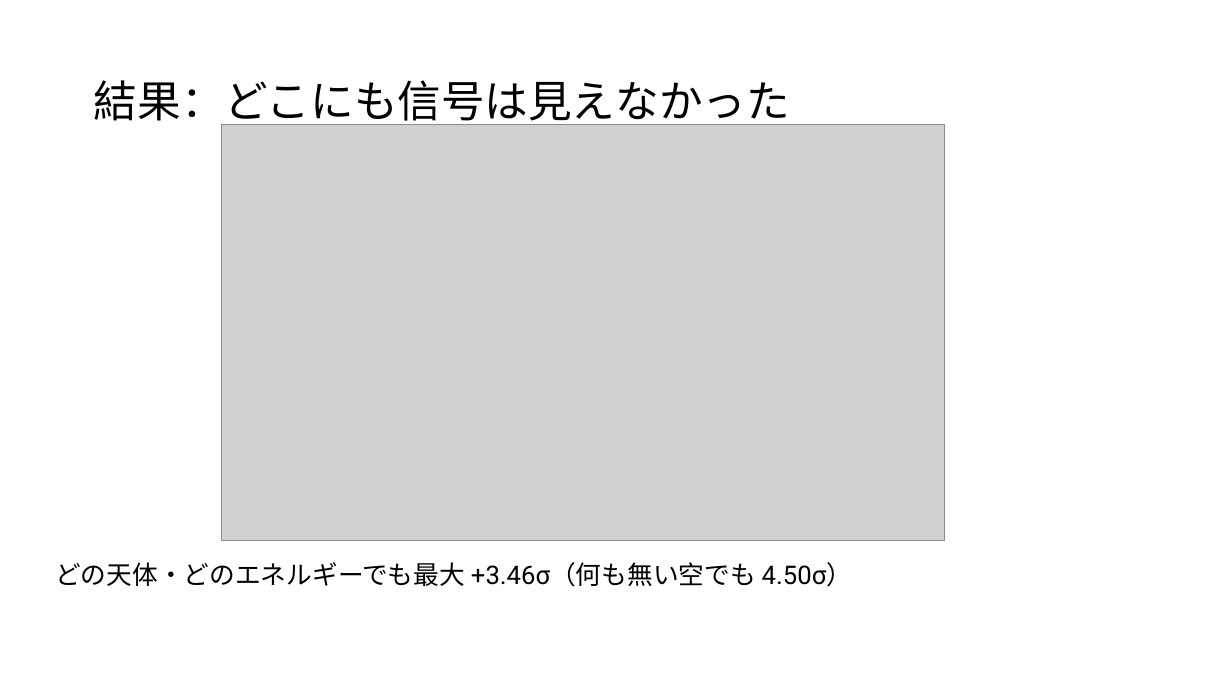
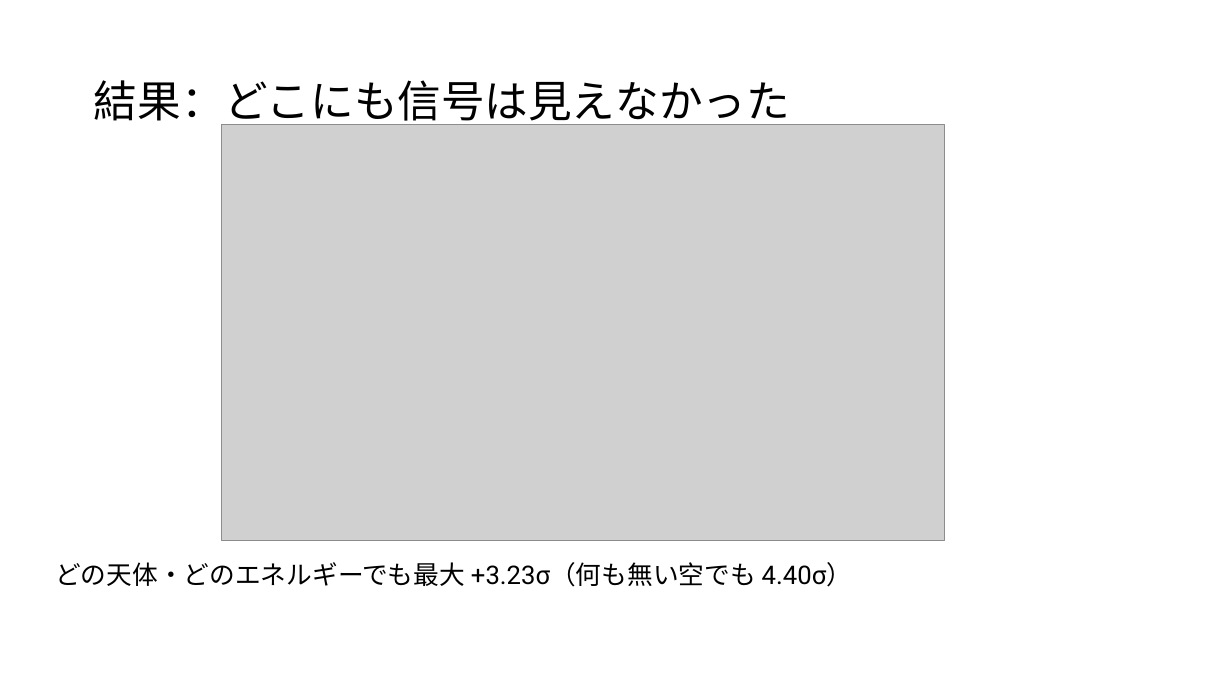
Before and after one commit to Mikann20041029/darkmatter-slides, a slide deck: slide 34 of slides/2026-10-03_研究進捗報告_claude_夕方版.pptx. Drawn at 1232x693 pixels with LibreOffice and Linux fonts; fonts in the diff are those of the drawing; grey boxes stand for pictures. Boxes give left, top, right and bottom in pixels: in the first picture for what was removed or moved away, otherwise in the second. Text is boxed around its words. In the diff, an @@ line names an element or a change of style, - is before the commit and + after.

```diff
--- a/slides/2026-10-03_研究進捗報告_claude_夕方版.pptx
+++ b/slides/2026-10-03_研究進捗報告_claude_夕方版.pptx
@@ text at [55,562,852,587]: text changed @@
-どの天体・どのエネルギーでも最大 +3.46σ（何も無い空でも 4.50σ）
+どの天体・どのエネルギーでも最大 +3.23σ（何も無い空でも 4.40σ）
```
Also in this commit, not shown: 4 other slides changed.
